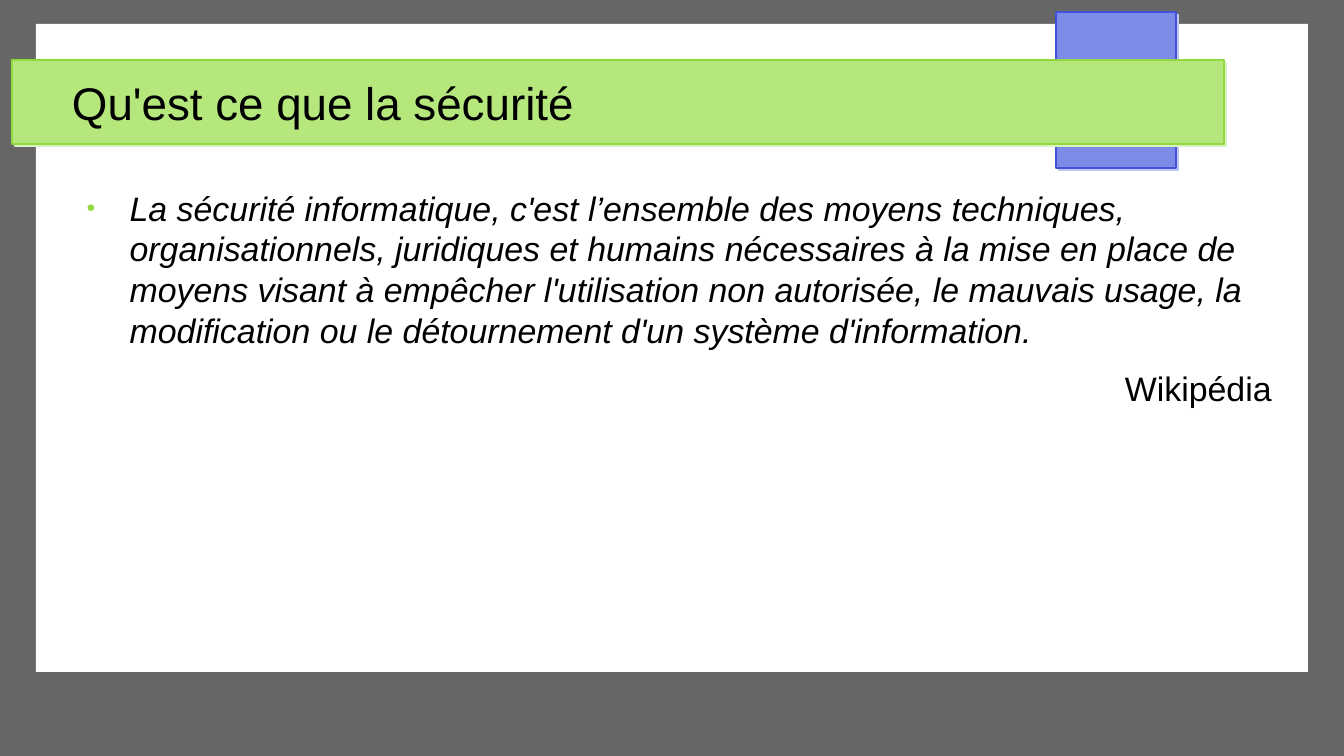
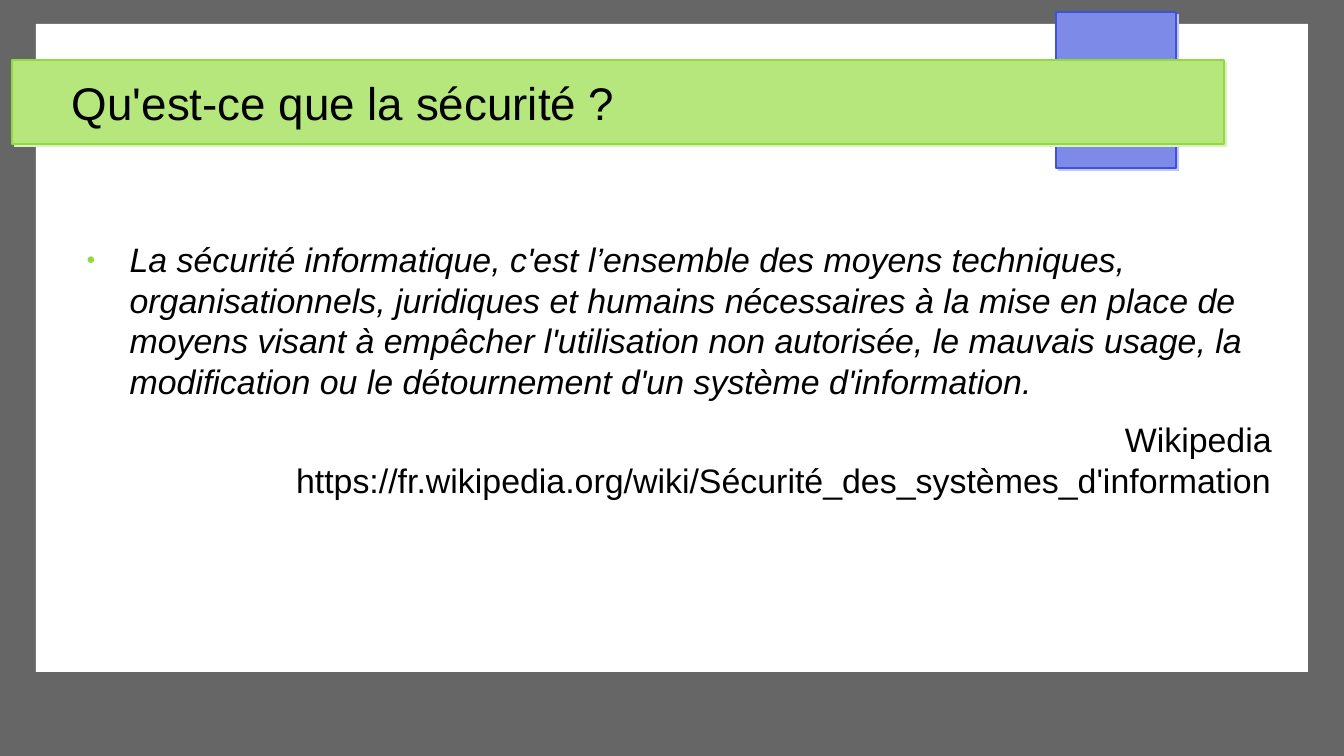
Before and after one commit to Akipe/abc_2105, a slide deck: slide 4 of other/presentations/securite_app_web/presentation_securite_app_web_v2.odp. Drawn at 1344x756 pixels with LibreOffice and Linux fonts; fonts in the diff are those of the drawing. Boxes give left, top, right and bottom in pixels: in the first picture for what was removed or moved away, otherwise in the second. Text is boxed around its words. In the diff, an @@ line names an element or a change of style, - is before the commit and + after.

```diff
--- a/other/presentations/securite_app_web/presentation_securite_app_web_v2.odp
+++ b/other/presentations/securite_app_web/presentation_securite_app_web_v2.odp
@@ title at <box>72,86,576,129</box>: text changed @@
-Qu'est ce que la sécurité
+Qu'est-ce que la sécurité ?
@@ text "La sécurité informatique, c'est l’ensemble ...": place and size @@
-text "La sécurité informatique, c'est l’ensemble ..." at <box>130,196,1272,408</box>
+text "La sécurité informatique, c'est l’ensemble ..." at <box>130,247,1272,500</box>
@@ text at <box>296,427,1272,500</box>: text changed @@
-Wikipédia
+Wikipedia
+https://fr.wikipedia.org/wiki/Sécurité_des_systèmes_d'information
```
Also in this commit, not shown: 13 other slides changed, 2 slides added, 4 slides removed, 4 other files.
